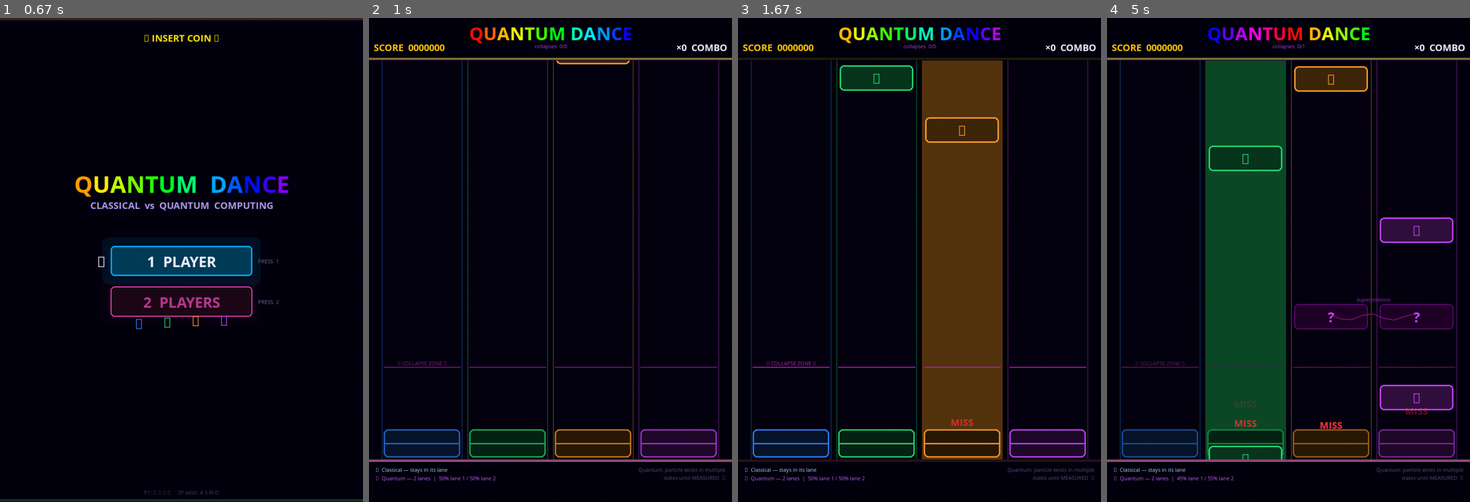
Above: before the commit, frames 1-4 (left to right).
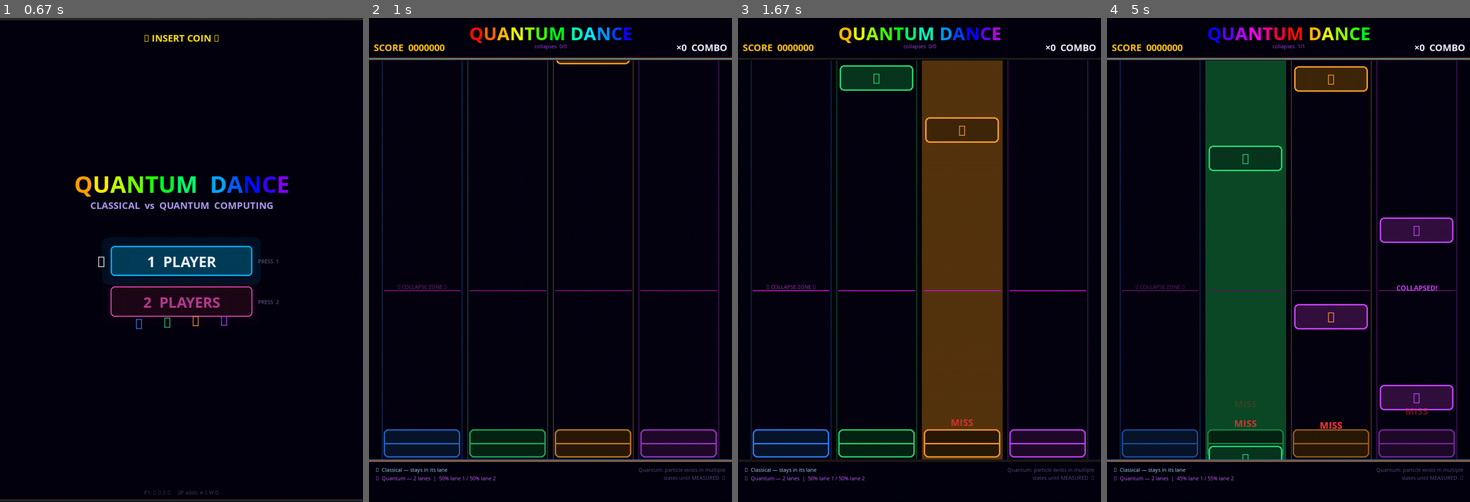
Above: after the commit, the same moments.

Repository: parzival1401/mobile_quantum-
Game: pygame game, started from dance_dance/quantum_optimized.py
Two runs of this game, one before a commit and one after it. Both use one fixed random seed, a clock stepped at 60 frames per second and the inputs below.
Inputs (mouse positions are in pixels of both pictures, inside the frame that each line leads up to):
- Up to frame 1 (0.67 s): type "ann" at 0.33 s
- Up to frame 2 (1 s): tap Enter at 0.67, 0.88 s
- Up to frame 3 (1.67 s): hold Up from 1.22 s (still down); move the mouse to (1035, 245) at 1.25 s
- Up to frame 4 (5 s): release Up at 1.68 s; hold Right 1.72-2.18 s; tap  at 1.87, 2.37, 3.27, 3.7, 4.77 s; hold Left 2.22-2.75 s; hold Down 2.78-3.08 s; hold Down 3.12-3.52 s; hold Down 3.55-3.92 s; hold Right 3.95-4.58 s; hold Down 4.62-4.98 s

Frame 1 is identical in both runs. In frame 2, 0.6% of the frame differs, in the area x 4-96%, y 55-73%; in frame 3, 0.6%; in frame 4, 2.0%, in the area x 4-96%, y 5-73%.

Commit message:
Add COLLAPSE_THRESHOLD tuning constant at top of file
Controls how far above the hit zone quantum notes collapse.
Higher = line moves up (more warning time). Default 2.0.

Co-Authored-By: Claude Sonnet 4.6 <noreply@anthropic.com>

Diff:
--- a/dance_dance/quantum_optimized.py
+++ b/dance_dance/quantum_optimized.py
@@ -29,8 +29,9 @@
 # ─────────────────────────────────────────────────────────────────────────────
 # FIXED TIMING CONSTANTS  (overridden at runtime by song selection)
 # ─────────────────────────────────────────────────────────────────────────────
-BEATS_PER_NOTE = 1    # spawn one note every N beats
-BEATS_TO_FALL  = 5    # base beats from spawn to hit zone (scaled by difficulty)
+BEATS_PER_NOTE       = 1    # spawn one note every N beats
+BEATS_TO_FALL        = 5    # base beats from spawn to hit zone (scaled by difficulty)
+COLLAPSE_THRESHOLD   = 2.0  # multiplier: higher = collapse line moves up (more warning)
 
 # Active song settings — set by song select, do not edit directly
 SONG_FILE     = None
@@ -654,7 +655,7 @@
 def _bpm_collapse_y() -> int:
     """Collapse 1 beat before the note reaches TARGET_Y."""
     px_per_beat = (FALL_DISTANCE / (_active_beats_fall * 60.0 / SONG_BPM)) * (60.0 / SONG_BPM)
-    return int(TARGET_Y - px_per_beat)
+    return int(TARGET_Y - px_per_beat * COLLAPSE_THRESHOLD)
 
 
 # ─────────────────────────────────────────────────────────────────────────────
